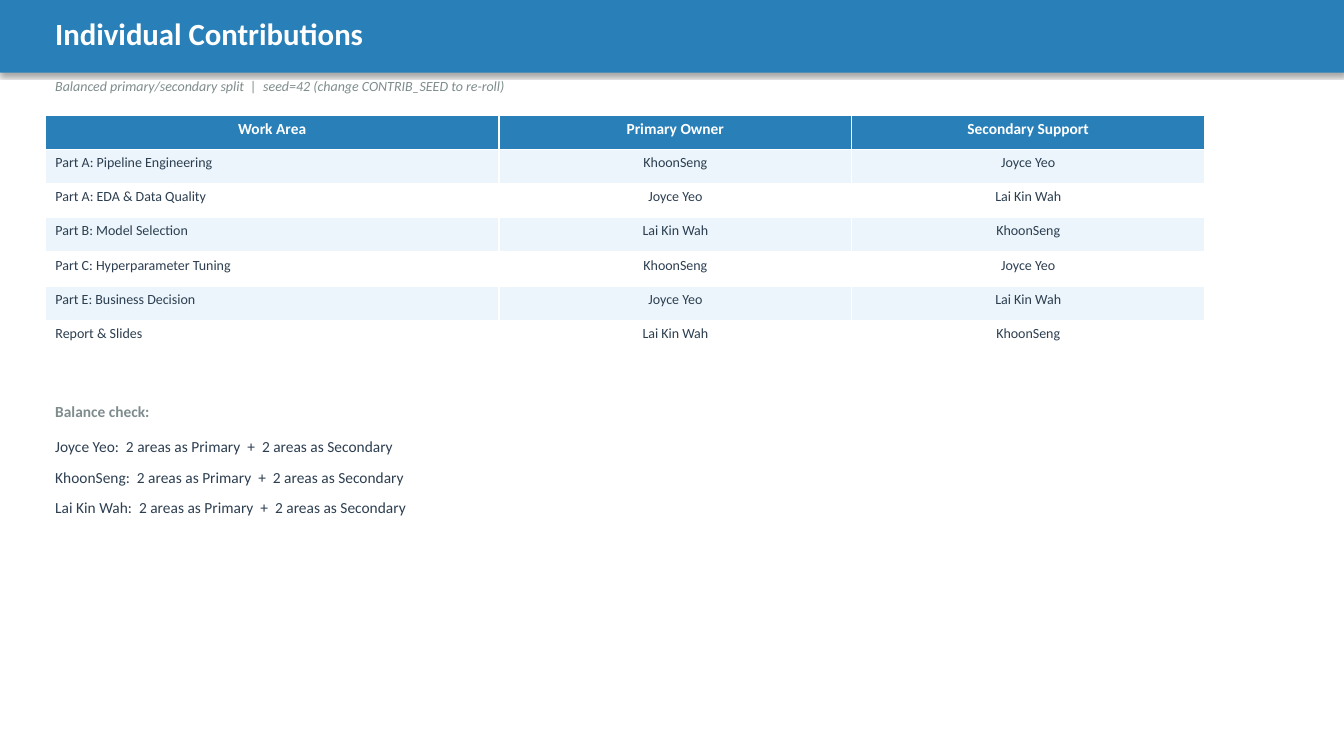
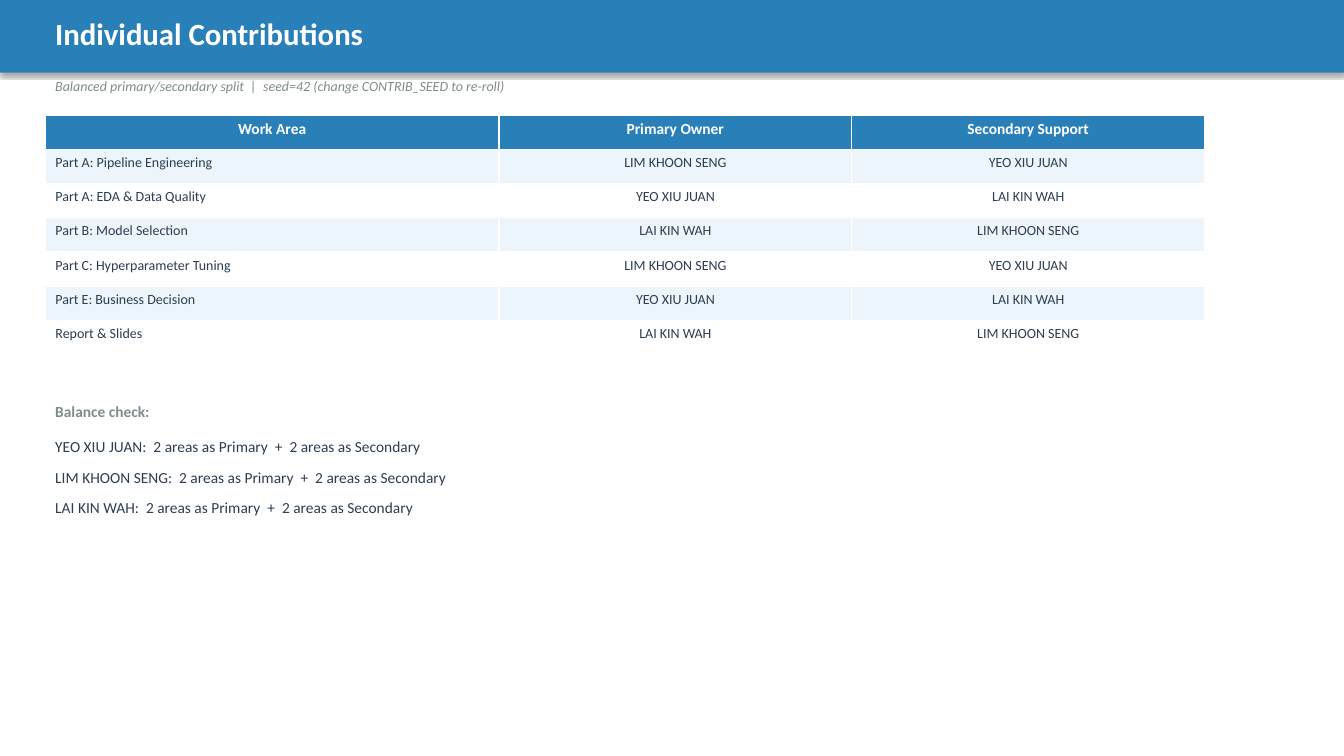
Before and after one commit to kinwahlai/SNAIC_AI_Program_Labs, a slide deck: slide 10 of Week 1/Wk1_Capstone/group3.pptx. Drawn at 1344x756 pixels with LibreOffice and Linux fonts; fonts in the diff are those of the drawing. Boxes give left, top, right and bottom in pixels: in the first picture for what was removed or moved away, otherwise in the second. Text is boxed around its words. In the diff, an @@ line names an element or a change of style, - is before the commit and + after.

```diff
--- a/Week 1/Wk1_Capstone/group3.pptx
+++ b/Week 1/Wk1_Capstone/group3.pptx
@@ table at [45, 115, 1205, 355] @@
-row 2, column 2: KhoonSeng
+row 2, column 2: LIM KHOON SENG
-row 2, column 3: Joyce Yeo
+row 2, column 3: YEO XIU JUAN
-row 3, column 2: Joyce Yeo
+row 3, column 2: YEO XIU JUAN
-row 3, column 3: Lai Kin Wah
+row 3, column 3: LAI KIN WAH
-row 4, column 2: Lai Kin Wah
+row 4, column 2: LAI KIN WAH
-row 4, column 3: KhoonSeng
+row 4, column 3: LIM KHOON SENG
-row 5, column 2: KhoonSeng
+row 5, column 2: LIM KHOON SENG
-row 5, column 3: Joyce Yeo
+row 5, column 3: YEO XIU JUAN
-row 6, column 2: Joyce Yeo
+row 6, column 2: YEO XIU JUAN
-row 6, column 3: Lai Kin Wah
+row 6, column 3: LAI KIN WAH
-row 7, column 2: Lai Kin Wah
+row 7, column 2: LAI KIN WAH
-row 7, column 3: KhoonSeng
+row 7, column 3: LIM KHOON SENG
@@ text at [55, 441, 420, 455]: text changed @@
-Joyce Yeo: 2 areas as Primary + 2 areas as Secondary
+YEO XIU JUAN: 2 areas as Primary + 2 areas as Secondary
@@ text at [55, 472, 446, 486]: text changed @@
-KhoonSeng: 2 areas as Primary + 2 areas as Secondary
+LIM KHOON SENG: 2 areas as Primary + 2 areas as Secondary
@@ text at [55, 502, 412, 516]: text changed @@
-Lai Kin Wah: 2 areas as Primary + 2 areas as Secondary
+LAI KIN WAH: 2 areas as Primary + 2 areas as Secondary
```
Also in this commit, not shown: 1 other slide changed, 1 other file.
